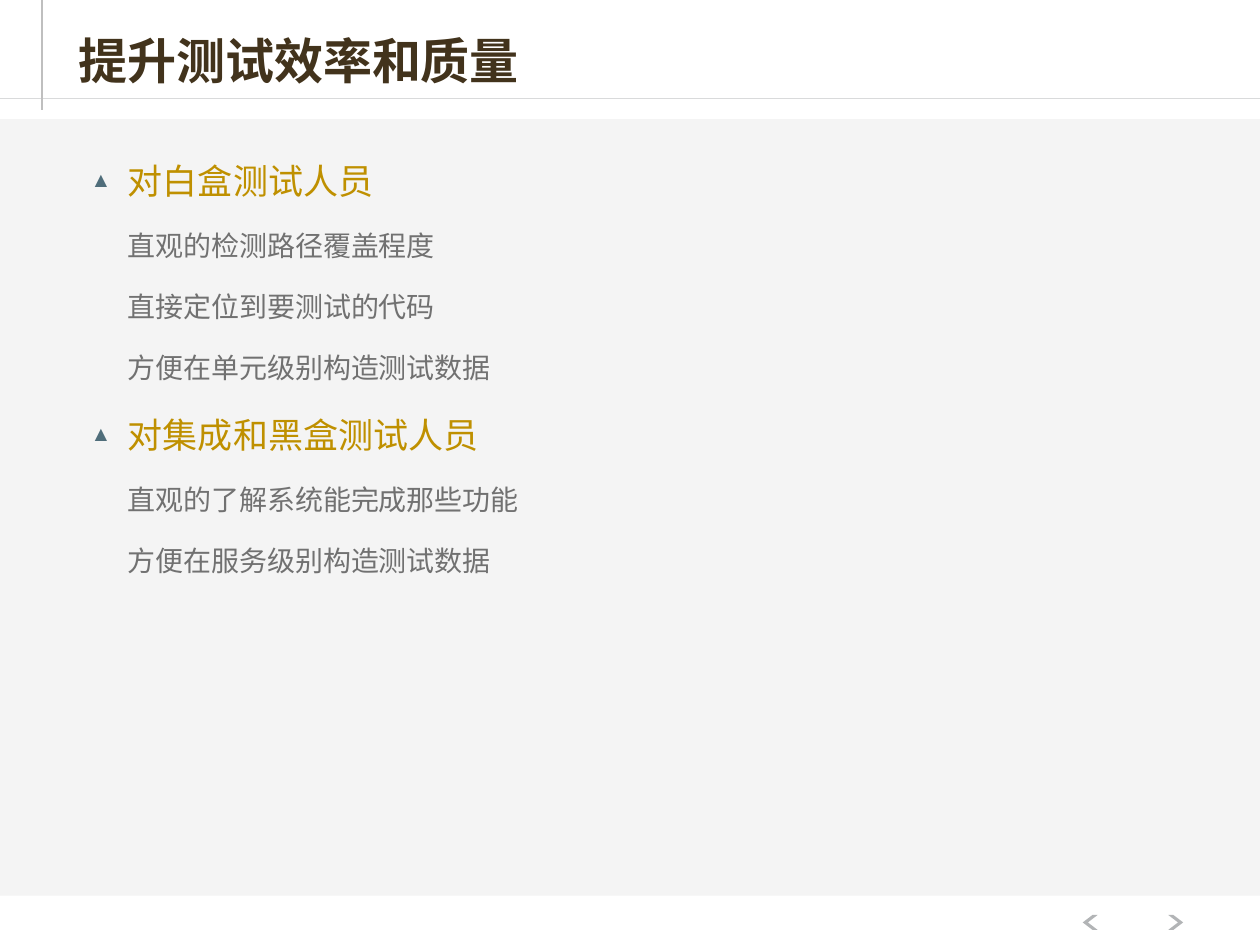
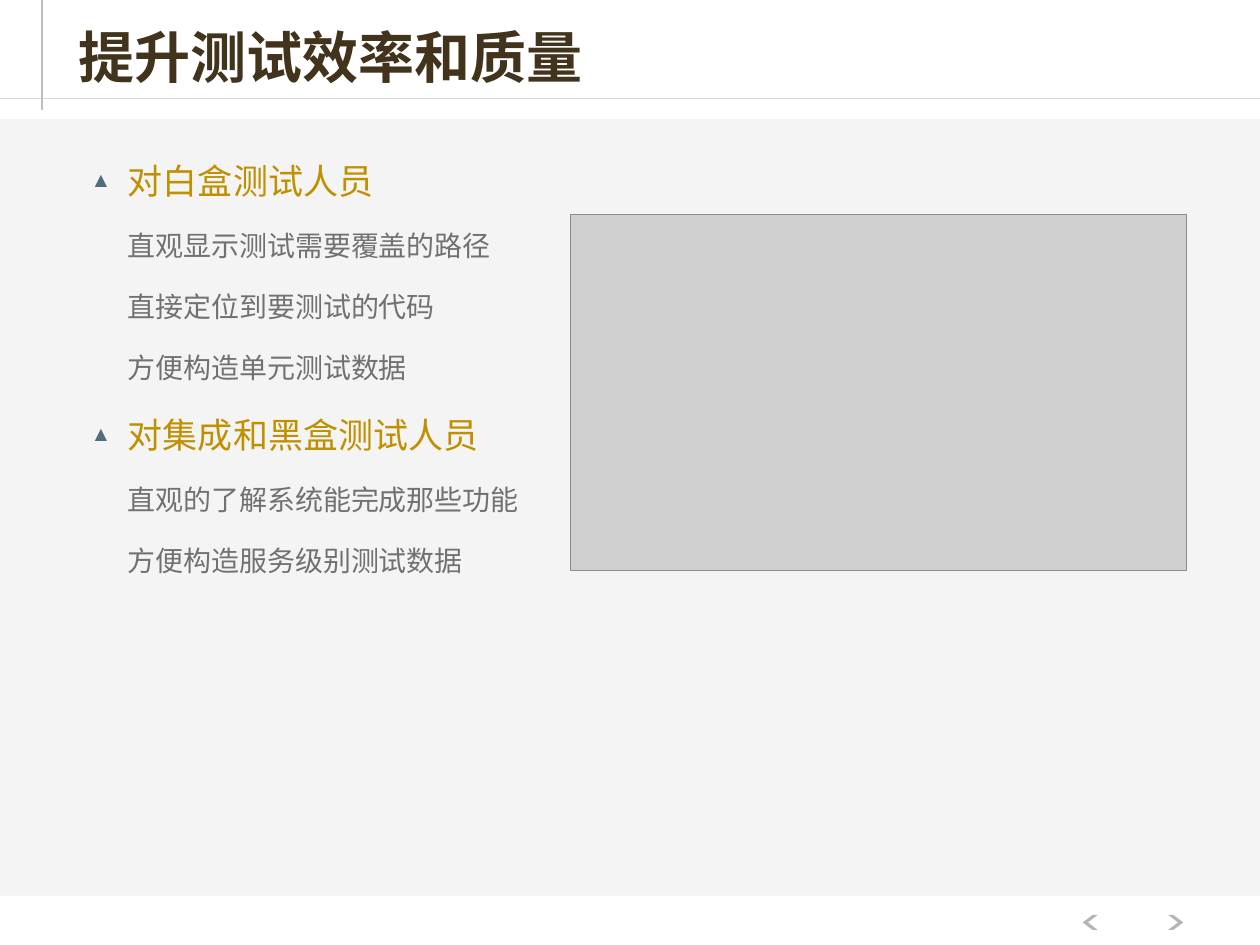
Before and after one commit to hejiehui/xross-tools-installer, a slide deck: slide 25 of doc/X-series V2.pptx. Drawn at 1260x945 pixels with LibreOffice and Linux fonts; fonts in the diff are those of the drawing; grey boxes stand for pictures. Boxes give left, top, right and bottom in pixels: in the first picture for what was removed or moved away, otherwise in the second. Text is boxed around its words. In the diff, an @@ line names an element or a change of style, - is before the commit and + after.

```diff
--- a/doc/X-series V2.pptx
+++ b/doc/X-series V2.pptx
@@ title "提升测试效率和质量" at [78, 30, 582, 83]: size 28 to 32 pt @@
@@ text at [128, 232, 491, 258]: text changed @@
-    直观的检测路径覆盖程度
+    直观显示测试需要覆盖的路径
@@ picture added at [571, 214, 1187, 570] @@
@@ text at [128, 354, 407, 380]: text changed @@
-    方便在单元级别构造测试数据
+    方便构造单元测试数据
@@ text at [128, 547, 463, 573]: text changed @@
-    方便在服务级别构造测试数据
+    方便构造服务级别测试数据
```
Also in this commit, not shown: 4 other slides changed.
